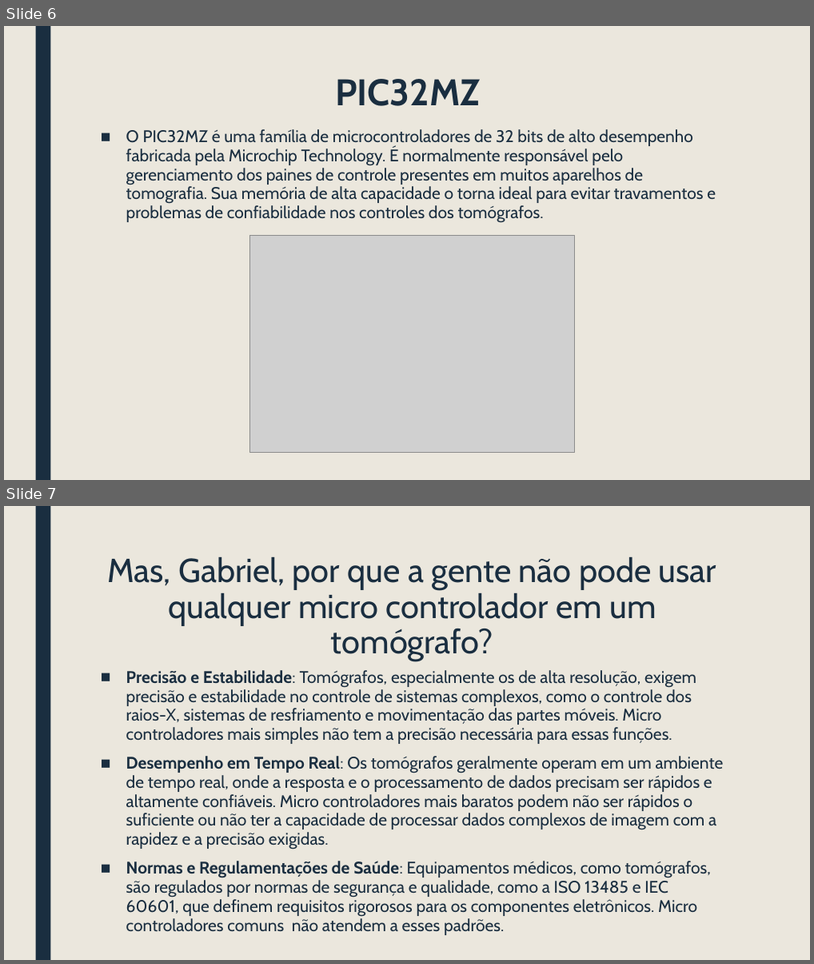
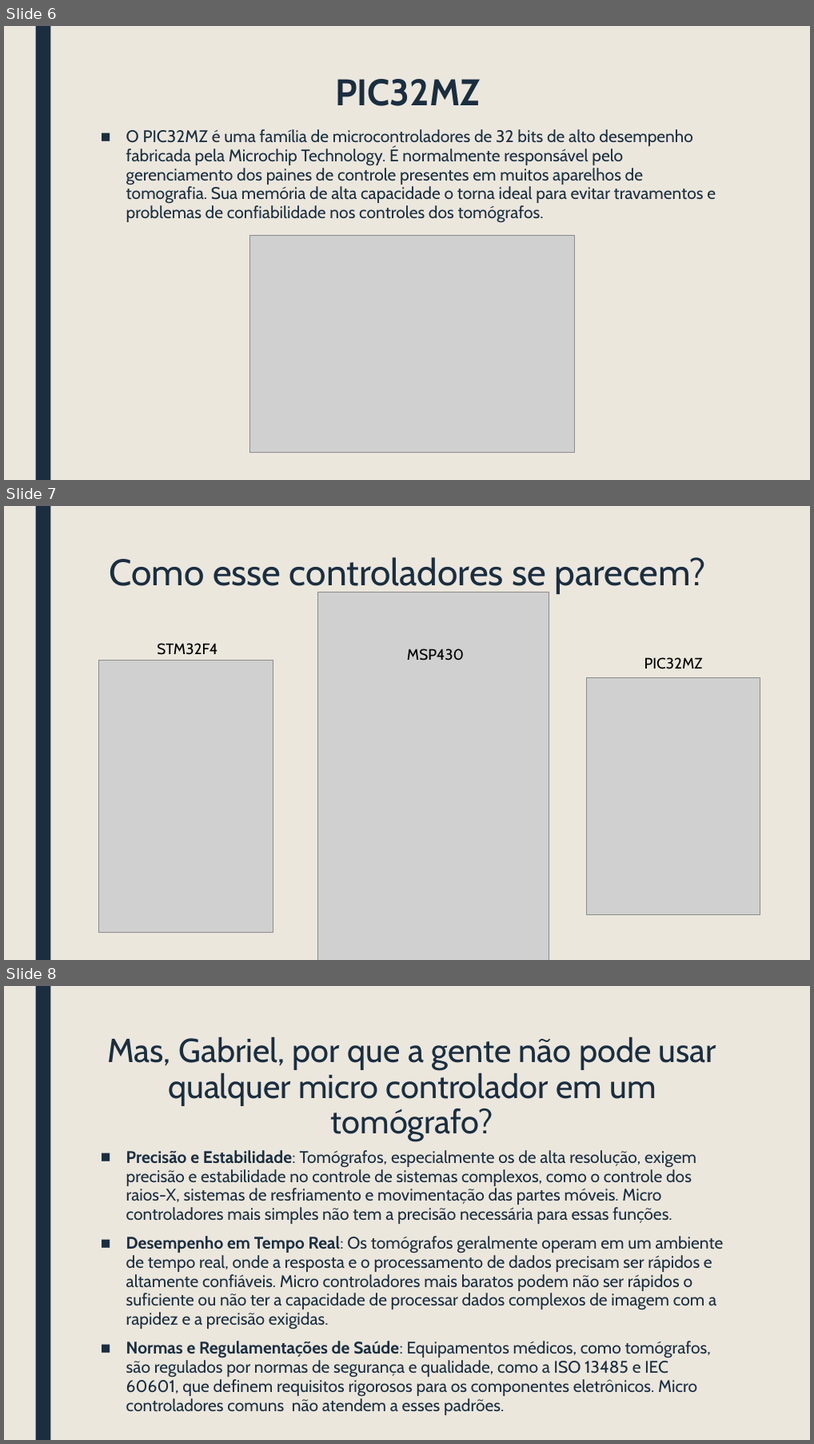
Before and after one commit to GabrielEduardoFarinha/aulaquarta, a slide deck: Aplicação de micro controladores em tomografos final.pptx. Shown one above the other, each under a label of ours: slides 6 and 7 before the commit, slides 6, 7 and 8 after it. The pictures are 814x964 and 814x1444 pixels, drawn with LibreOffice and Linux fonts; fonts in the diff are those of the drawing; grey boxes stand for pictures. Boxes give left, top, right and bottom in pixels: in the first picture for what was removed or moved away, otherwise in the second. Text is boxed around its words. In the diff, an @@ line names an element or a change of style, - is before the commit and + after.

```diff
--- a/Aplicação de micro controladores em tomografos final.pptx
+++ b/Aplicação de micro controladores em tomografos final.pptx
@@ slide 7 added at (x1=4, y1=506, x2=810, y2=960), background #EBE7DD; not listed: 1 template element that a slide beside it also shows @@
@@ title added at (x1=110, y1=557, x2=706, y2=594), 44 pt, text #1A2E40 @@
+Como esse controladores se parecem?
@@ picture added at (x1=318, y1=592, x2=550, y2=960) @@
@@ text added at (x1=157, y1=643, x2=218, y2=655), 18 pt, text #000000 @@
+STM32F4
@@ text added at (x1=407, y1=648, x2=464, y2=660), 18 pt, text #000000 @@
+MSP430
@@ picture added at (x1=98, y1=660, x2=274, y2=932) @@
@@ text added at (x1=645, y1=657, x2=703, y2=669), 18 pt, text #000000 @@
+PIC32MZ
@@ picture added at (x1=587, y1=678, x2=761, y2=914) @@
@@ what was slide 7 is now slide 8 @@
```
Also in this commit, not shown: 1 slide changed.
